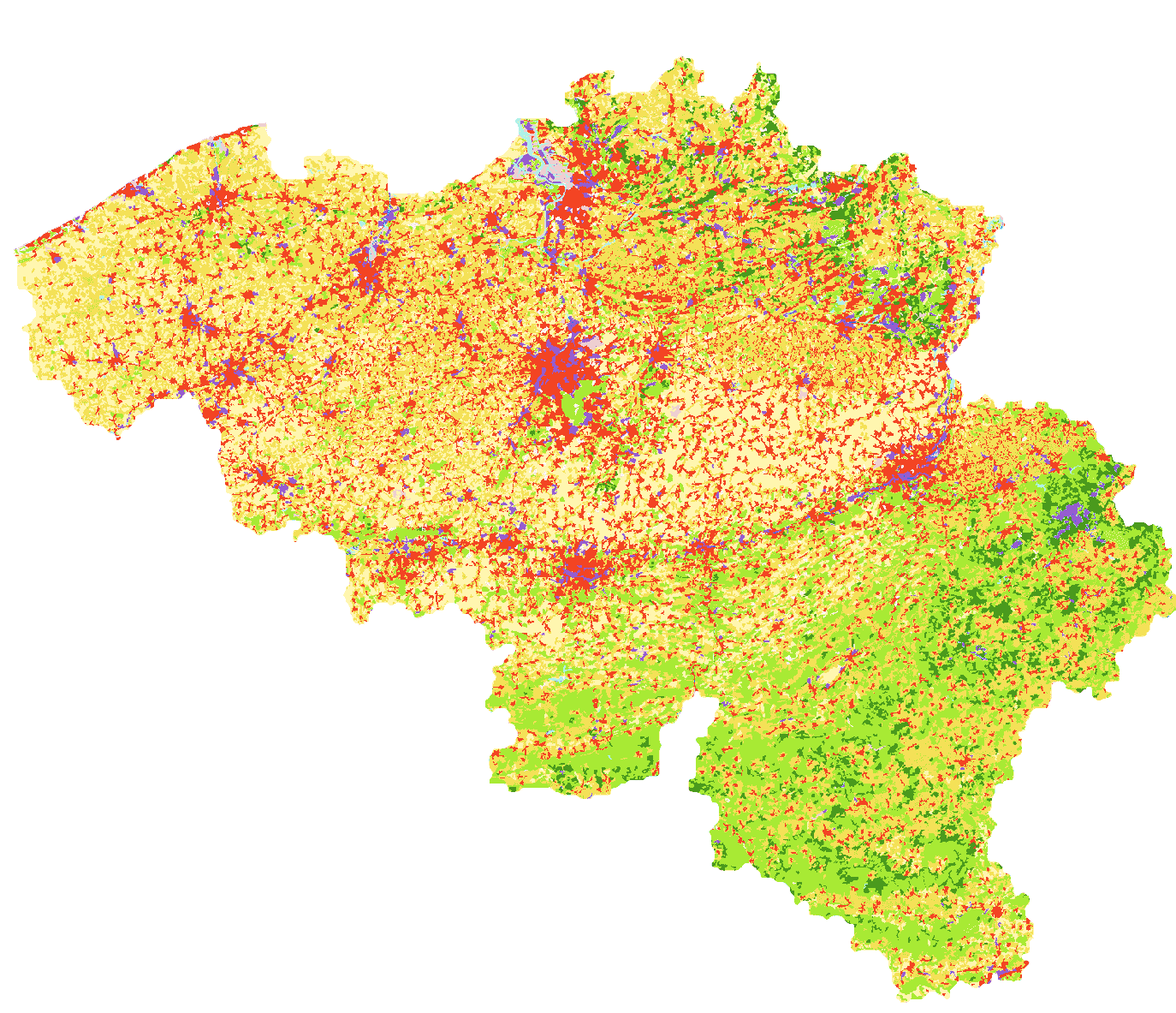
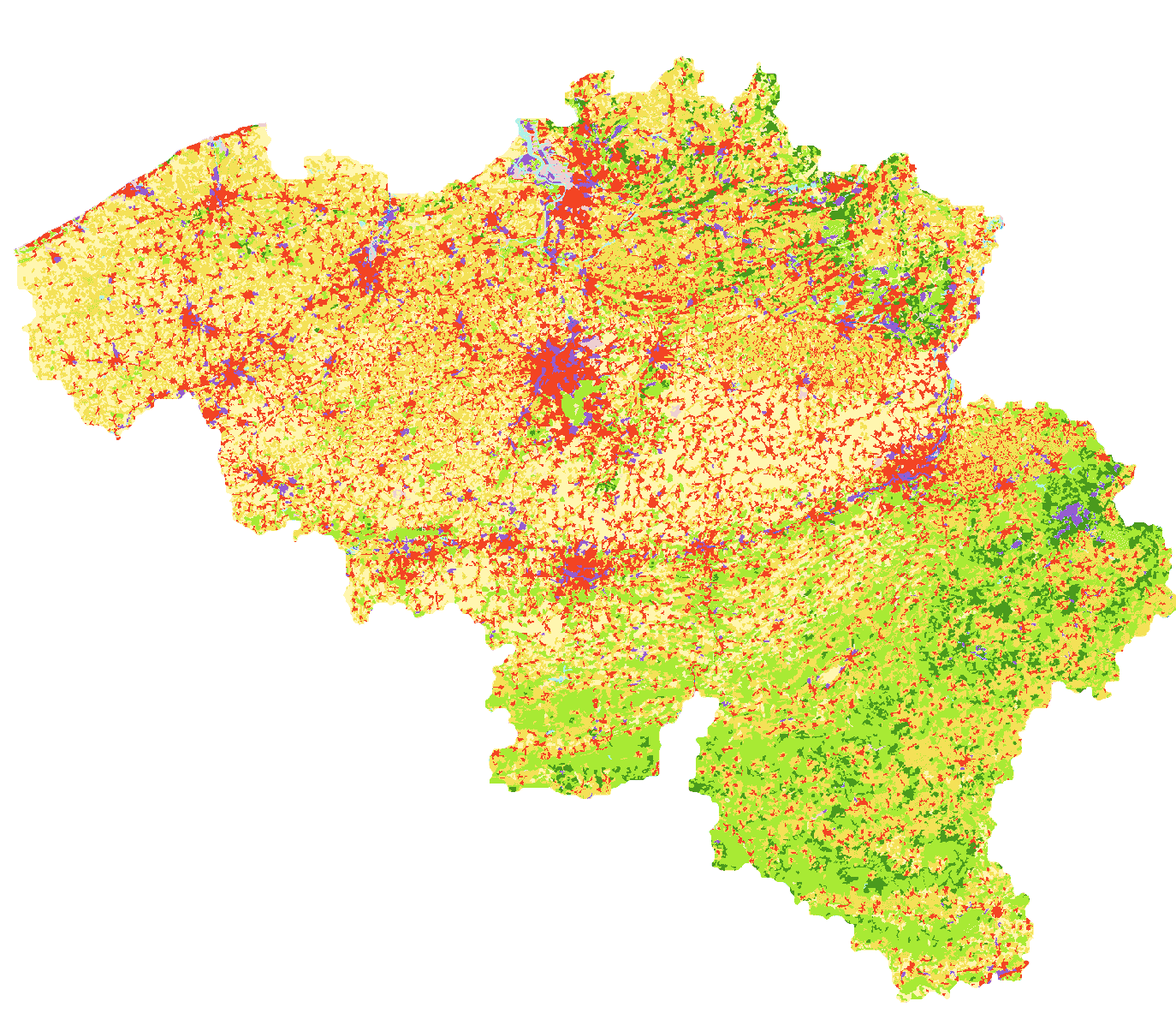
Layers edited between the first and the second w=1176, h=1013 image:
painted on "landUse2.gif" over [17, 83, 1115, 962]
added layer "Layer" over [17, 83, 1115, 962]
